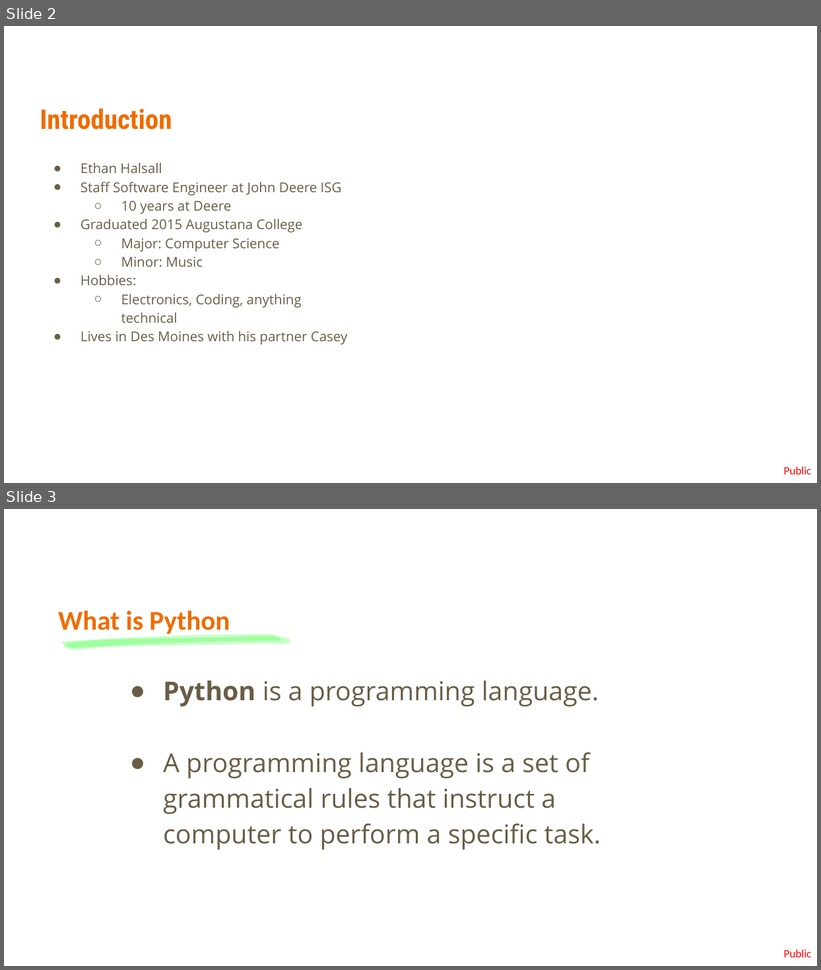
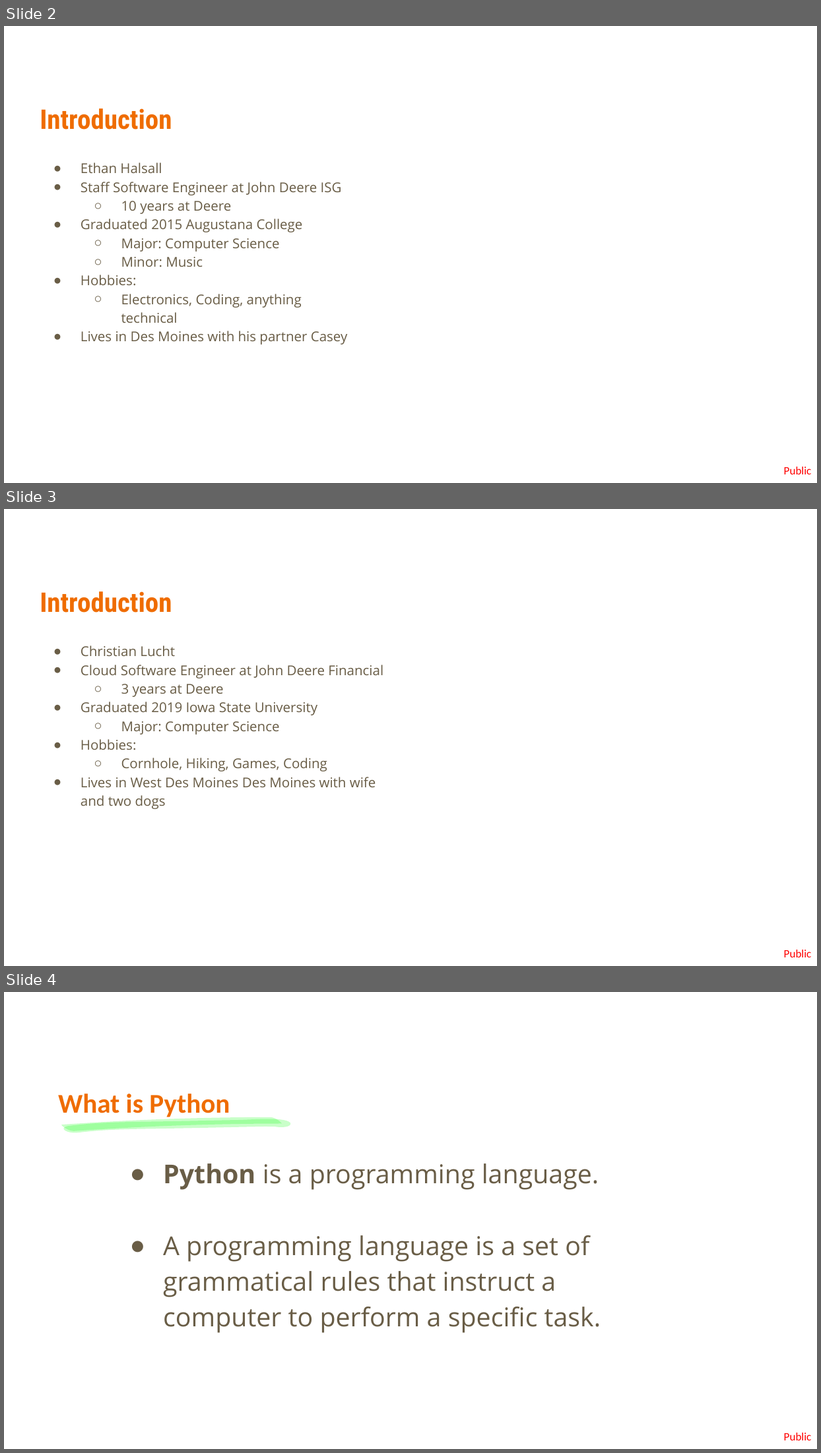
Before and after one commit to pi515/tech-mentorship, a slide deck: unit-02-variables/lesson.pptx. Shown one above the other, each under a label of ours: slides 2 and 3 before the commit, slides 2, 3 and 4 after it. The pictures are 821x970 and 821x1453 pixels, drawn with LibreOffice and Linux fonts; fonts in the diff are those of the drawing. Boxes give left, top, right and bottom in pixels: in the first picture for what was removed or moved away, otherwise in the second. Text is boxed around its words. In the diff, an @@ line names an element or a change of style, - is before the commit and + after.

```diff
--- a/unit-02-variables/lesson.pptx
+++ b/unit-02-variables/lesson.pptx
@@ slide 3 added at [4,509,817,966], background #FFFFFF; not listed: 1 template element that a slide beside it also shows @@
@@ title added at [40,591,172,613], 24 pt, text #EF6C00, bold @@
+Introduction
@@ text added at [81,646,384,809], 12 pt, text #695D46 @@
+● Christian Lucht
+● Cloud Software Engineer at John Deere Financial
+  ○ 3 years at Deere
+● Graduated 2019 Iowa State University
+  ○ Major: Computer Science
+● Hobbies:
+  ○ Cornhole, Hiking, Games, Coding
+● Lives in West Des Moines Des Moines with wife and two dogs
@@ what was slide 3 is now slide 4 @@
```
Also in this commit, not shown: 23 slides changed.
